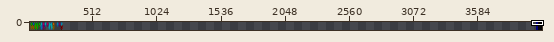
A sprite sheet gets an edit: images/tiles.png. Above: a wide view before the commit, with the close-up outlined.
Close-up. Before the commit:
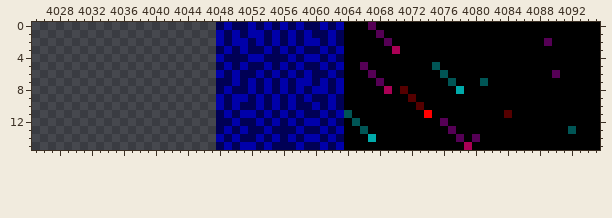
The file is 4096x16 pixels. Shown: x 4025..4095, y 0..15. The wide view leaves out empty margins.
Once edited:
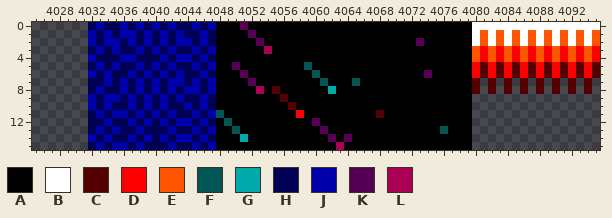
Palette (. is transparent): A #000000  B #ffffff  C #550000  D #ff0000  E #ff5500  F #005555  G #00aaaa  H #000055  J #0000aa  K #550055  L #aa0055
Edits made:
Changed rows in their new state; - is an unchanged pixel.
first column x 4032:
 0 HJHHJHJHJHJHHJHJAAAKAAAAAAAAAAAA---A------------BBBBBBBBBBBBBBBB
 1 JHJHJJHJHJHJHHJHAAAAKAAAAAAAAAAA----A-----------BEBEBEBEBEBEBEBE
 2 JHJJHJHJHJHJJHJHAAAAAKAAAAAAAAAA-----A---K------BEBEBEBEBEBEBEBE
 3 HJHJHHJHJHJHHJHJAAAAAALAAAAAAAAA------A---------EDEDEDEDEDEDEDED
 4 JHHHJJHHHJHJJHJHAAAAAAAAAAAAAAAA----------------EDEDEDEDEDEDEDED
 5 HJHJHHJHJHJHHJHJAAKAAAAAAAAFAAAA--A--------A----DCDCDCDCDCDCDCDC
 6 JHJHHJHJHJHJHHJHAAAKAAAAAAAAFAAA---A------K-A---DCDCDCDCDCDCDCDC
 7 HHJHJHJHJHJJHJHJAAAAKAAAAAAAAFAA-F--A--------A--C.C.C.C.C.C.C.C.
 8 HJHHJHJHJHJHJJHJAAAAALACAAAAAAGA-----A-A------A-C.C.C.C.C.C.C.C.
 9 JHJJHJHJHJHJHHJHAAAAAAAACAAAAAAA--------A-------................
10 JHJHHJHJHJHHJHJHAAAAAAAAACAAAAAA---------A------................
11 HJHJJHJHJHJHHJHJFAAAAAAAAADAAAAAA---C-----A-----................
12 HHJHHJHJHJHJJHJHAFAAAAAAAAAAKAAA-A----------A---................
13 HJHJHHJHHHJHHJHJAAFAAAAAAAAAAKAA--A---------FA--................
14 JHJHHJHJHJHJJHJHAAAGAAAAAAAAAAKAK--A----------A-................
15 HJHJJHJHHHJHHJHJAAAAAAAAAAAAAAAL---------------A................
